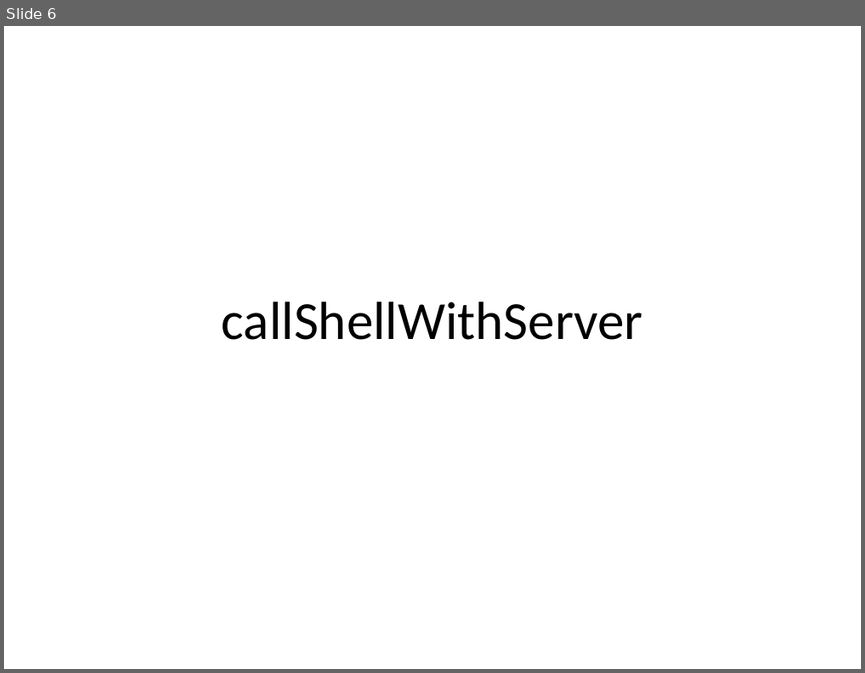
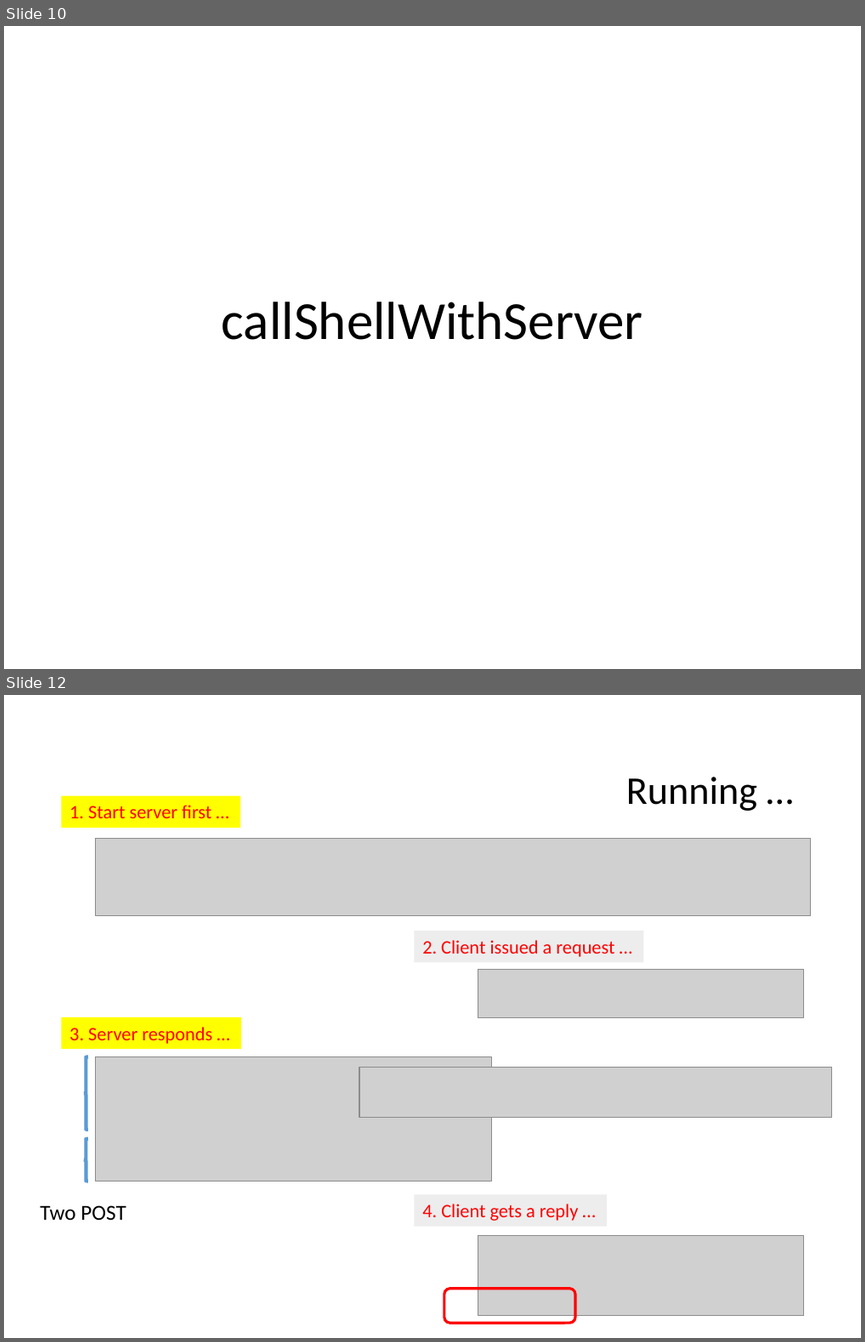
Before and after one commit to jyunming-chen/node-study, a slide deck: study.pptx. Shown one above the other, each under a label of ours: slide 6 before the commit, slides 10 and 12 after it; the slides between them are not shown. The pictures are 865x673 and 865x1342 pixels, drawn with LibreOffice and Linux fonts; fonts in the diff are those of the drawing; grey boxes stand for pictures. Boxes give left, top, right and bottom in pixels: in the first picture for what was removed or moved away, otherwise in the second. Text is boxed around its words. In the diff, an @@ line names an element or a change of style, - is before the commit and + after.

```diff
--- a/study.pptx
+++ b/study.pptx
@@ slide 12 added at (4,695,861,1338), background #FFFFFF @@
@@ rectangle added at (62,796,240,828), fill #FFFF00, 16 pt, text #FF0000 @@
+1. Start server first …
@@ title added at (626,777,757,811), 33 pt, text #000000 @@
+Running …
@@ picture added at (95,838,810,916) @@
@@ rectangle added at (415,930,644,962), fill #EDEDED, 16 pt, text #FF0000 @@
+2. Client issued a request …
@@ picture added at (477,970,803,1017) @@
@@ rectangle added at (62,1017,241,1049), fill #FFFF00, 16 pt, text #FF0000 @@
+3. Server responds …
@@ left brace added at (84,1056,88,1129), outline #5B9BD5 3 pt @@
@@ picture added at (95,1056,492,1181) @@
@@ picture added at (359,1066,832,1117) @@
@@ left brace added at (84,1139,88,1181), outline #5B9BD5 3 pt @@
@@ rectangle added at (415,1195,608,1226), fill #EDEDED, 16 pt, text #FF0000 @@
+4. Client gets a reply …
@@ text added at (40,1205,126,1219), 18 pt, text #000000 @@
+Two POST
@@ picture added at (477,1236,803,1315) @@
@@ rounded rectangle added at (444,1288,575,1322), outline #FF0000 2.25 pt @@
@@ what was slide 6 is now slide 10 @@
```
Also in this commit, not shown: 6 slides changed, 21 other slides added, 1 slide removed, 29 other files.
